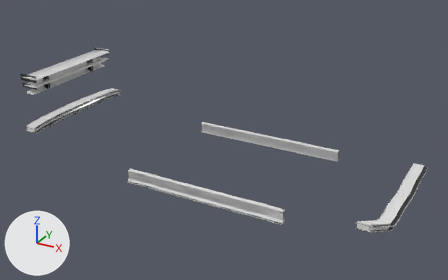
A saved change to the glTF model veiculos/sketchfab/pecas/lambari/lambari_pecas.glb.
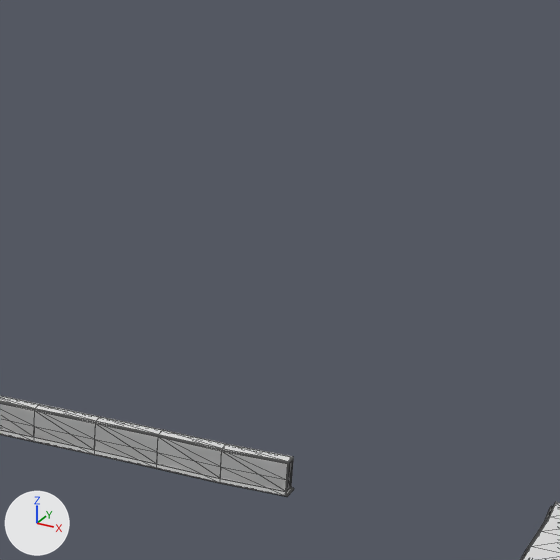
Old and new are each drawn whole from a camera (50 mm lens) standing at (2.622, -5.057, 3.026) and looking at (-0.153, -0.011, 0.503) and again close up on the part from 57% to 93% of the width and 8% to 64% of the height. Every picture has the same lights, and +X, +Y and +Z are marked at lower left. The first two pictures are the older version. The close-ups show mesh edges as thin lines.

The first close-up shows 'bumper_front__esportivo', 'saia__esportiva', 'saia__lisa' and 1 more.
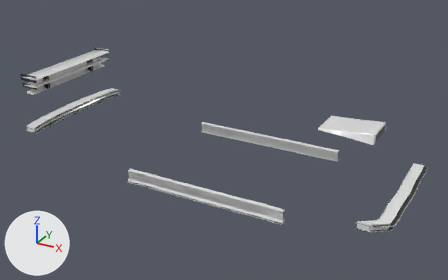
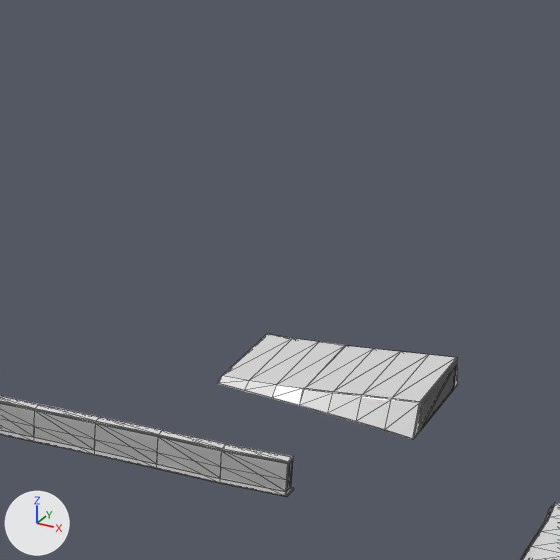
The edits, one by one:
Mesh me_hood__tomada is new.
It has 170 vertices, 332 faces and spans x 0.895..1.405, y -0.196..0.196, z 0.849..0.938.
Faces by material slot: [320, 12].
It uses material mat_pintura (white #e7e7e7).
It uses material mat_chassi (black #2c2c2d).
Object 'hood__tomada' (ob_hood__tomada) is new; it shows me_hood__tomada.
Its location is (0.0, 0.0, 0.0).

Pixel boxes [x1, y1, x2, y2] of what changed, in the close-ups (560 x 560 px):
'hood__tomada', added
    after: [218, 334, 458, 439]
    faces in mat_pintura (white #e7e7e7): [218, 334, 458, 439]
    faces in mat_chassi (black #2c2c2d): [421, 364, 457, 429]
